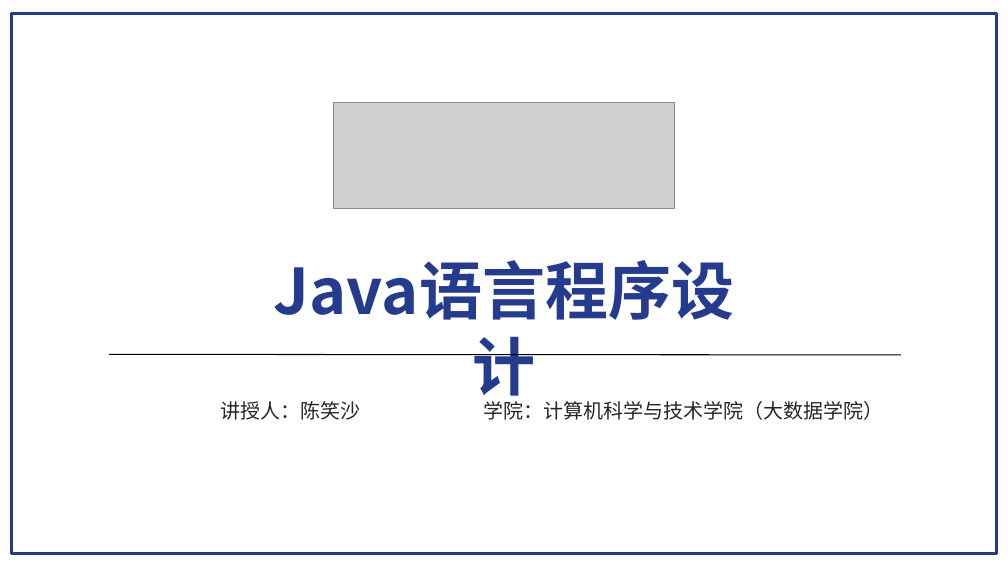
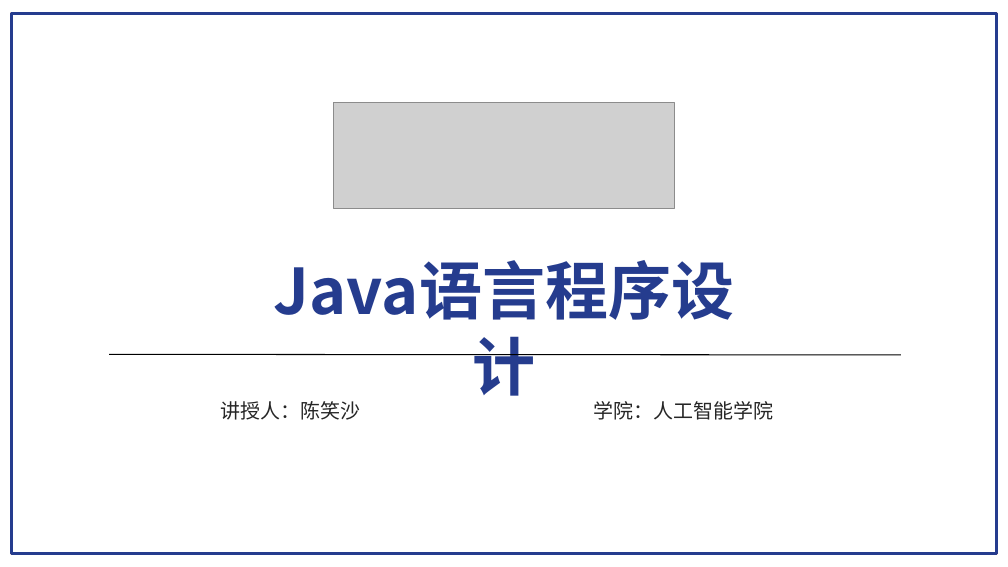
Before and after one commit to pdcxs/java-class-material, a slide deck: slide 1 of slides/08-Java面向对象编程-注解-反射-内部类-匿名内部类与Lambda表达式.pptx. Drawn at 1008x567 pixels with LibreOffice and Linux fonts; fonts in the diff are those of the drawing; grey boxes stand for pictures. Boxes give left, top, right and bottom in pixels: in the first picture for what was removed or moved away, otherwise in the second. Text is boxed around its words. In the diff, an @@ line names an element or a change of style, - is before the commit and + after.

```diff
--- a/slides/08-Java面向对象编程-注解-反射-内部类-匿名内部类与Lambda表达式.pptx
+++ b/slides/08-Java面向对象编程-注解-反射-内部类-匿名内部类与Lambda表达式.pptx
@@ text at [594, 401, 774, 420]: text changed @@
-学院：计算机科学与技术学院（大数据学院）
+学院：人工智能学院
```
Also in this commit, not shown: 10 other files.
